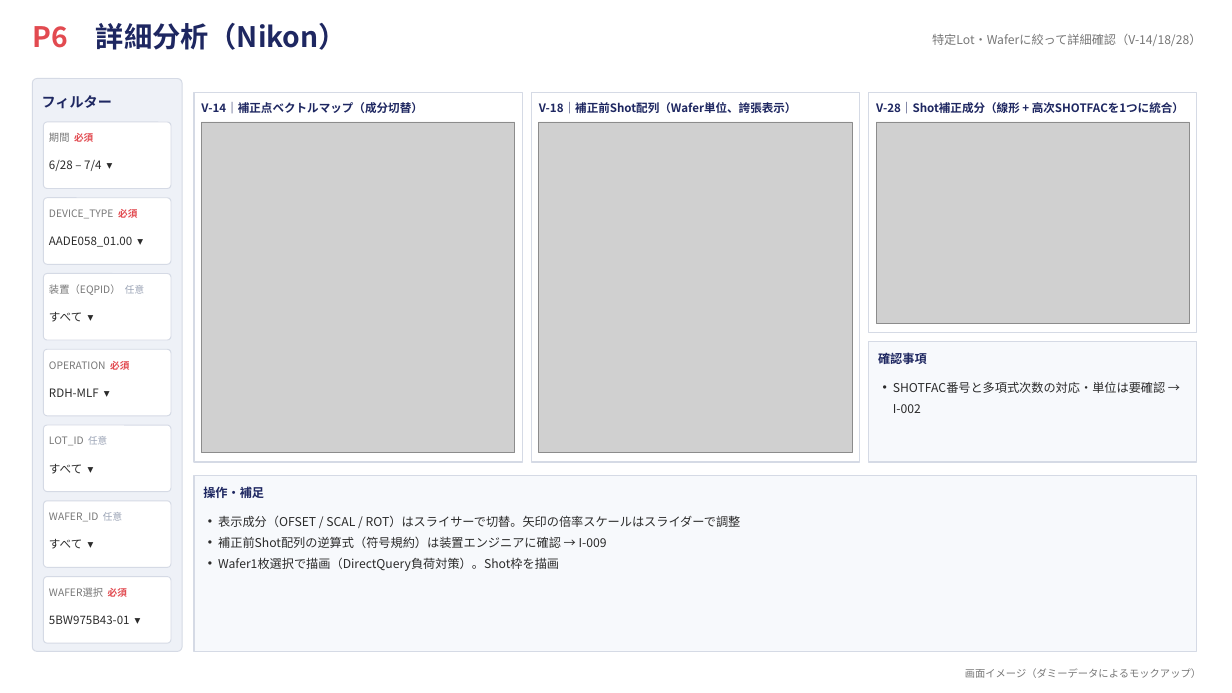
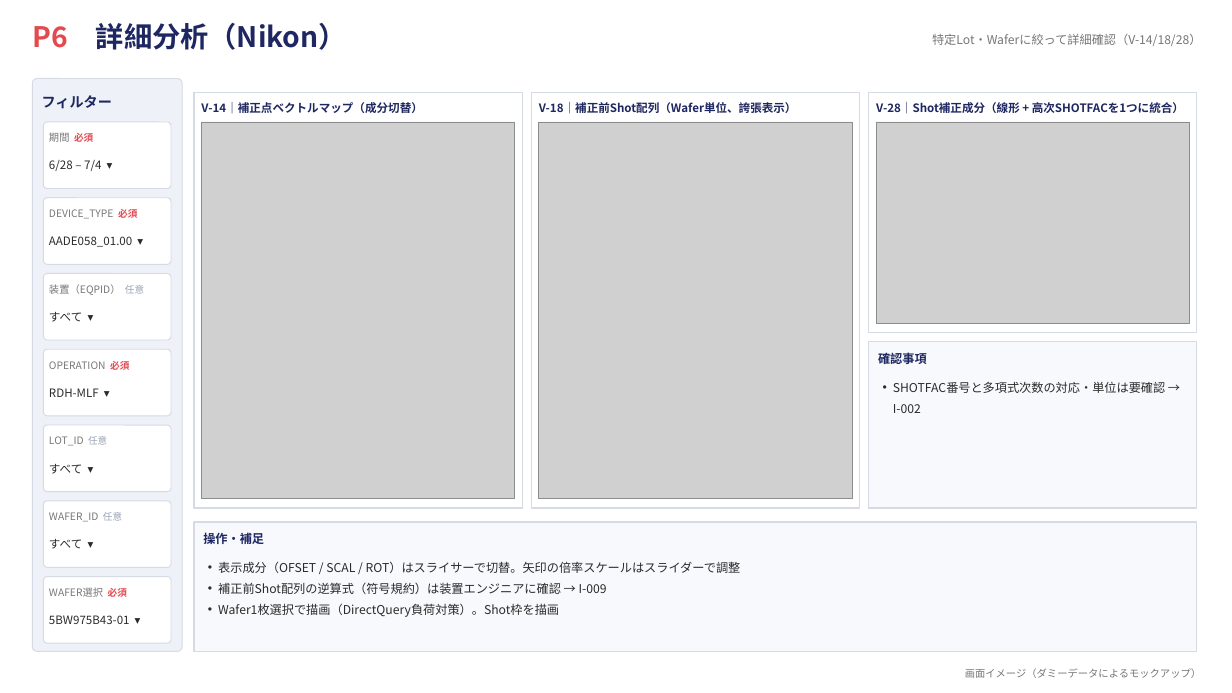
Before and after one commit to rsakamoto-0824/PowerBI_LithoBooster_DashBoard, a slide deck: slide 7 of dashboard_mockup.pptx. Drawn at 1232x693 pixels with LibreOffice and Linux fonts; fonts in the diff are those of the drawing; grey boxes stand for pictures. Boxes give left, top, right and bottom in pixels: in the first picture for what was removed or moved away, otherwise in the second. Text is boxed around its words. In the diff, an @@ line names an element or a change of style, - is before the commit and + after.

```diff
--- a/dashboard_mockup.pptx
+++ b/dashboard_mockup.pptx
@@ rectangle: place and size @@
-rectangle at bbox=[194, 92, 522, 462]
+rectangle at bbox=[194, 92, 522, 508]
@@ rectangle: place and size @@
-rectangle at bbox=[531, 92, 860, 462]
+rectangle at bbox=[531, 92, 860, 508]
@@ picture: place and size @@
-picture at bbox=[201, 122, 515, 453]
+picture at bbox=[201, 122, 515, 499]
@@ picture: place and size @@
-picture at bbox=[539, 122, 852, 453]
+picture at bbox=[539, 122, 852, 499]
@@ rectangle: place and size @@
-rectangle at bbox=[869, 342, 1197, 462]
+rectangle at bbox=[869, 342, 1197, 508]
@@ rectangle: place and size @@
-rectangle at bbox=[194, 476, 1197, 652]
+rectangle at bbox=[194, 522, 1197, 652]
@@ text "操作・補足": place and size @@
-text "操作・補足" at bbox=[203, 486, 264, 498]
+text "操作・補足" at bbox=[203, 532, 264, 544]
@@ text "表示成分（OFSET / SCAL / ROT）はスライサーで切替。矢印の倍率スケールはスライダーで調整": place and size @@
-text "表示成分（OFSET / SCAL / ROT）はスライサーで切替。矢印の倍率スケールはスライダーで調整" at bbox=[218, 515, 741, 571]
+text "表示成分（OFSET / SCAL / ROT）はスライサーで切替。矢印の倍率スケールはスライダーで調整" at bbox=[218, 561, 741, 617]
```
Also in this commit, not shown: 5 other slides changed, 4 other files.
